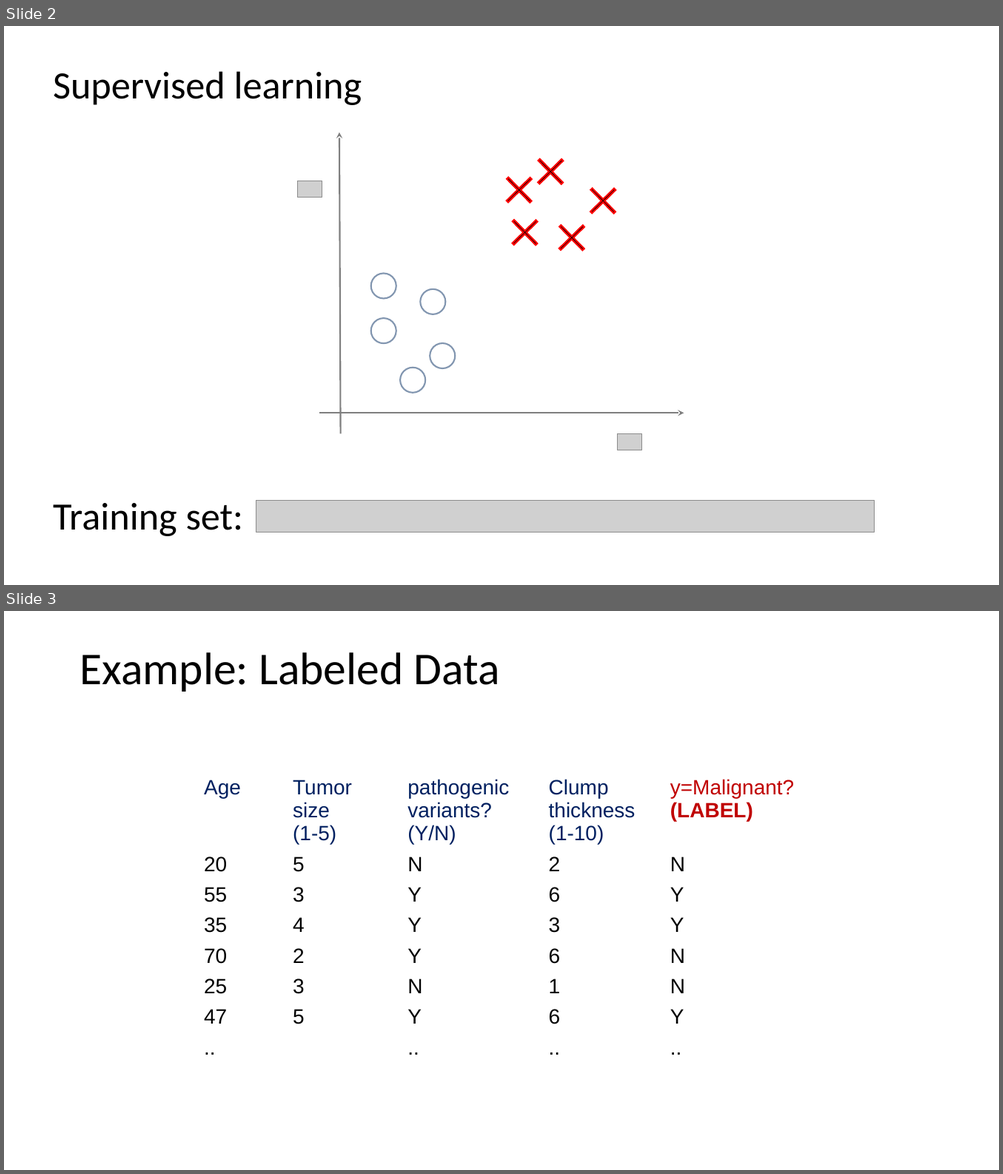
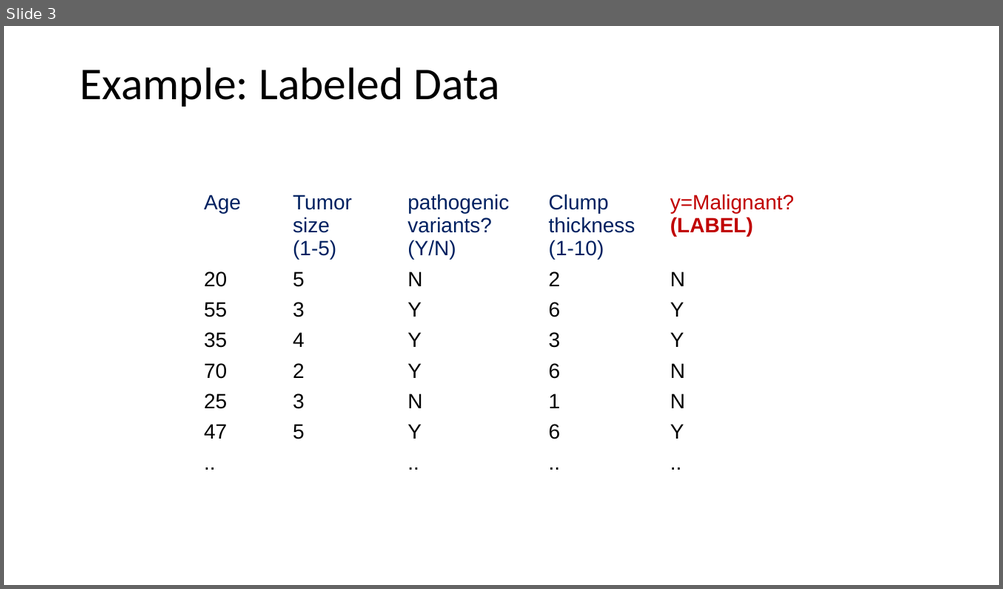
Before and after one commit to ICBI/AIMAHEAD_GU, a slide deck: Courses/ML_Concepts/Module_02_Introduction_to_Unsupervised_Learning/Module_02_Unsupervised_Learning_K_means_Clustering.pptx. Shown one above the other, each under a label of ours: slides 2 and 3 before the commit, slide 3 after it. The pictures are 1003x1174 and 1003x589 pixels, drawn with LibreOffice and Linux fonts; fonts in the diff are those of the drawing; grey boxes stand for pictures. Boxes give left, top, right and bottom in pixels: in the first picture for what was removed or moved away, otherwise in the second. Text is boxed around its words. In the diff, an @@ line names an element or a change of style, - is before the commit and + after.

```diff
--- a/Courses/ML_Concepts/Module_02_Introduction_to_Unsupervised_Learning/Module_02_Unsupervised_Learning_K_means_Clustering.pptx
+++ b/Courses/ML_Concepts/Module_02_Introduction_to_Unsupervised_Learning/Module_02_Unsupervised_Learning_K_means_Clustering.pptx
@@ slide 2 removed at bbox=[4, 26, 999, 585], background #FFFFFF @@
@@ text removed at bbox=[53, 71, 362, 105] @@
-Supervised learning
@@ arrow removed from (341, 434) to (339, 133) @@
@@ plus removed at bbox=[527, 148, 573, 195] @@
@@ picture removed at bbox=[298, 181, 323, 197] @@
@@ plus removed at bbox=[495, 167, 542, 213] @@
@@ plus removed at bbox=[580, 178, 626, 224] @@
@@ plus removed at bbox=[501, 210, 548, 256] @@
@@ plus removed at bbox=[549, 215, 595, 261] @@
@@ ellipse removed at bbox=[371, 274, 396, 299] @@
@@ ellipse removed at bbox=[421, 289, 446, 315] @@
@@ ellipse removed at bbox=[371, 318, 396, 344] @@
@@ ellipse removed at bbox=[430, 344, 455, 369] @@
@@ ellipse removed at bbox=[400, 368, 426, 393] @@
@@ arrow removed from (318, 413) to (684, 413) @@
@@ picture removed at bbox=[617, 434, 641, 451] @@
@@ text removed at bbox=[53, 503, 244, 537] @@
-Training set:
@@ picture removed at bbox=[256, 500, 875, 532] @@
```
Also in this commit, not shown: 1 slide changed, 4 slides added, 3 other slides removed, 10 other files.
